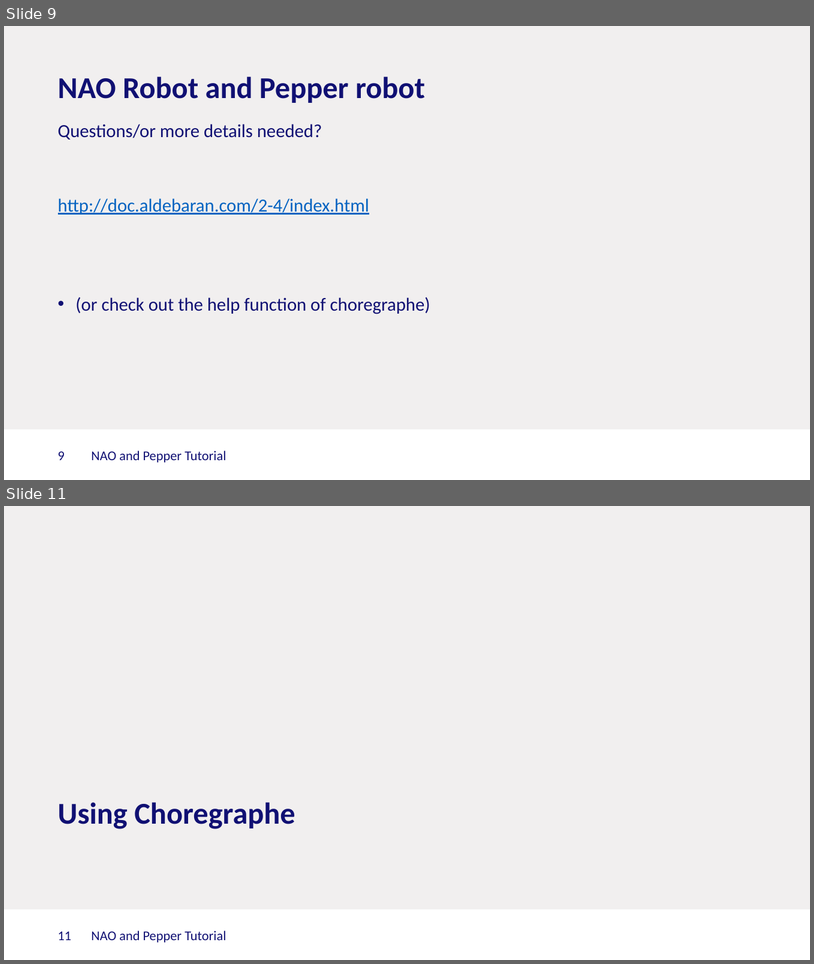
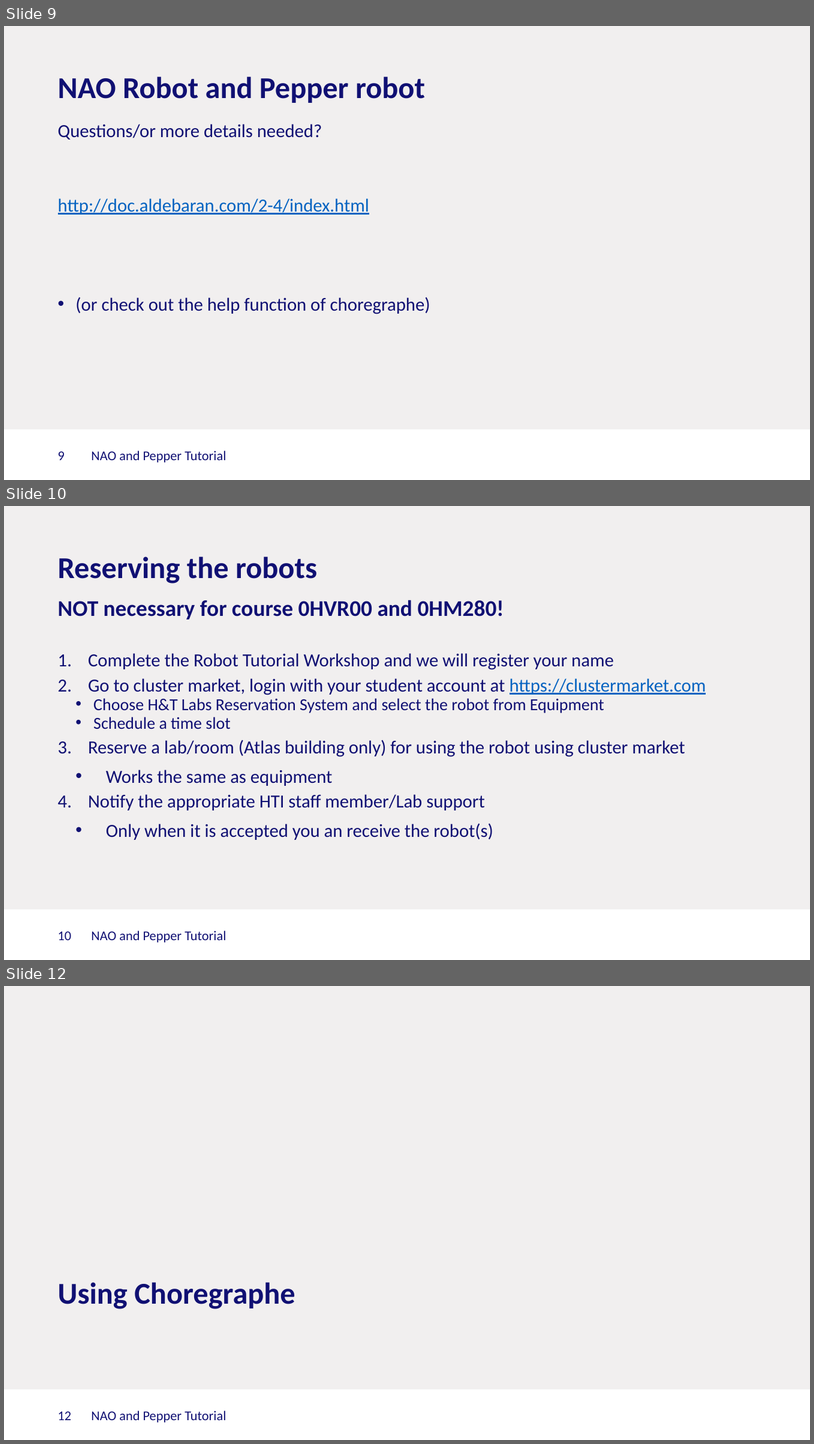
Before and after one commit to Rctue/nao-lib, a slide deck: Nao and Pepper.pptx. Shown one above the other, each under a label of ours: slides 9 and 11 before the commit, slides 9, 10 and 12 after it; the slides between them are not shown. The pictures are 814x964 and 814x1444 pixels, drawn with LibreOffice and Linux fonts; fonts in the diff are those of the drawing; background and template pictures are left out. Boxes give left, top, right and bottom in pixels: in the first picture for what was removed or moved away, otherwise in the second. Text is boxed around its words. In the diff, an @@ line names an element or a change of style, - is before the commit and + after.

```diff
--- a/Nao and Pepper.pptx
+++ b/Nao and Pepper.pptx
@@ slide 10 added at box(4, 506, 810, 960), background #F1EFEF; not listed: 1 template element that a slide beside it also shows @@
@@ title added at box(58, 556, 317, 583), 27 pt, text #101073, bold @@
+Reserving the robots
@@ text added at box(58, 600, 707, 840), 16.5 pt, text #101073 @@
+    NOT necessary for course 0HVR00 and 0HM280!
+    1. Complete the Robot Tutorial Workshop and we will register your name
+    2. Go to cluster market, login with your student account at https://clustermarket.com
+      • Choose H&T Labs Reservation System and select the robot from Equipment
+      • Schedule a time slot
+3. Reserve a lab/room (Atlas building only) for using the robot using cluster market
+    • Works the same as equipment
+4. Notify the appropriate HTI staff member/Lab support
+    • Only when it is accepted you an receive the robot(s)
@@ page number added at box(58, 931, 72, 940), 12 pt, text #101073 @@
+10
@@ text added at box(91, 930, 226, 942), 12 pt, text #101073 @@
+NAO and Pepper Tutorial
@@ what was slide 11 is now slide 12 @@
@@ page number at box(58, 1411, 72, 1420): text changed @@
-11
+12
```
Also in this commit, not shown: 4 slides changed, 1 other slide added, 1 other file.
